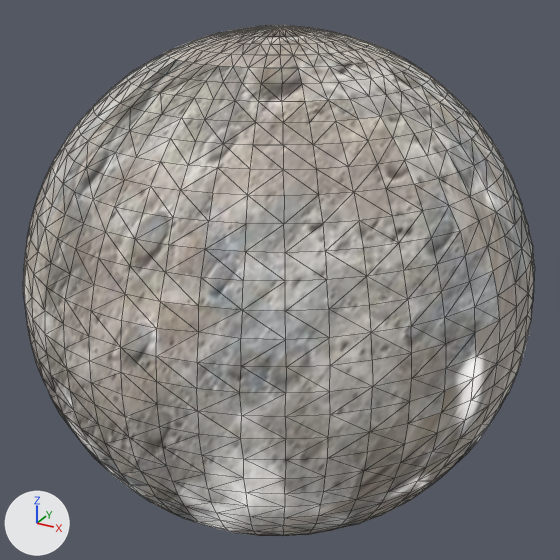
An edit to the glTF model public/glb/moon_01.glb, drawn before and after from the same camera.
The view is the same before and after, from a camera (50 mm lens) standing at (1.35, -2.443, 1.227) and looking at (0.004, 0.004, 0.003). The lights are fixed; the arrows at lower left show +X, +Y and +Z. The picture after the commit comes second. Mesh edges are drawn as thin lines. Vertices at exactly the same position are counted once.
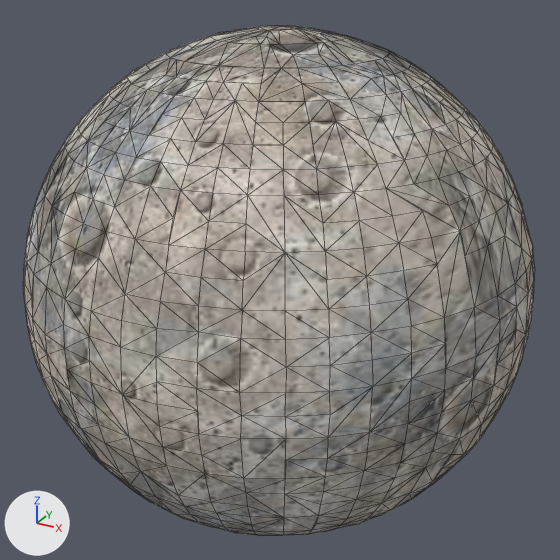
Location of each change, [x1, y1, x2, y2] in pixels of the pictures (560 x 560 px):
'Mesh_0', surface changed, reshaped
    both: [23, 25, 535, 536]
part 1 of me_mesh_0, deleted
    before: [32, 25, 533, 534]
part 2 of me_mesh_0, surface changed
    both: [23, 28, 534, 536]

Patch to the scene script:
```diff
--- a/public/glb/moon_01.glb.py
+++ b/public/glb/moon_01.glb.py
@@ mat_material_0 @@
 n0 = _N.new('ShaderNodeBsdfPrincipled'); n0.name = 'Principled BSDF'
-n0.inputs[28].default_value = 1.0  # 'Emission Strength'
+n0.inputs[2].default_value = 1.0  # 'Roughness'
 n1 = _N.new('ShaderNodeOutputMaterial'); n1.name = 'Material Output'
 n2 = _N.new('ShaderNodeTexImage'); n2.name = 'Image Texture'
-n2.image = img_image_3
-n3 = _N.new('ShaderNodeTexImage'); n3.name = 'Image Texture.001'
-n3.image = img_image_0
+n2.image = img_image_0
 _L.new(n0.outputs[0], n1.inputs[0])  # 'BSDF' to 'Surface'
-_L.new(n2.outputs[0], n0.inputs[27])  # 'Color' to 'Emission Color'
-_L.new(n3.outputs[0], n0.inputs[0])  # 'Color' to 'Base Color'
+_L.new(n2.outputs[0], n0.inputs[0])  # 'Color' to 'Base Color'
@@ me_mesh_0 @@
 # used by ob_mesh_0; location = (0.0, 0.0, 0.0)
-me_mesh_0.from_pydata(...)  # 1781 vertices, 3558 faces; spans x -0.95..0.95, y -0.95..0.95, z -0.95..0.95
+me_mesh_0.from_pydata(...)  # 1334 vertices, 2664 faces; spans x -0.95..0.95, y -0.95..0.95, z -0.95..0.95
+# me_mesh_0 part 1: 447 vertices removed from x -0.95..0.95, y -0.95..0.95, z -0.95..0.95
+# me_mesh_0 part 2: 1521 kept faces spanning x -0.95..0.95, y -0.95..0.95, z -0.95..0.95 get new texture (UV) coordinates
 me_mesh_0.materials.append(mat_material_0)
```
